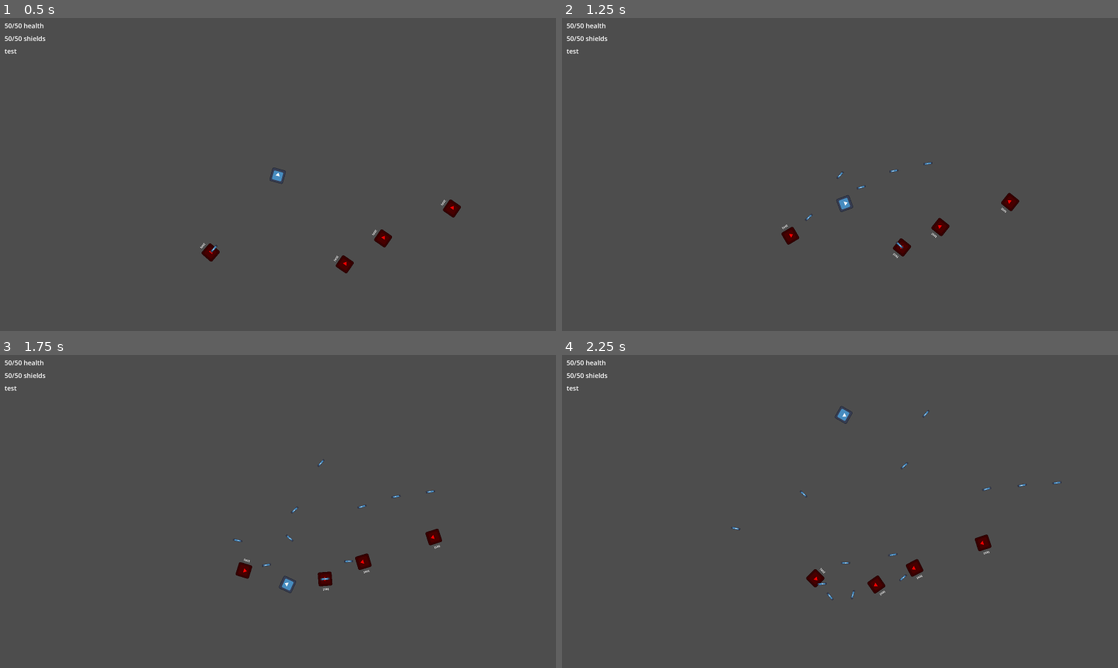
Above: before the commit, frames 1-4 (two rows, left to right).
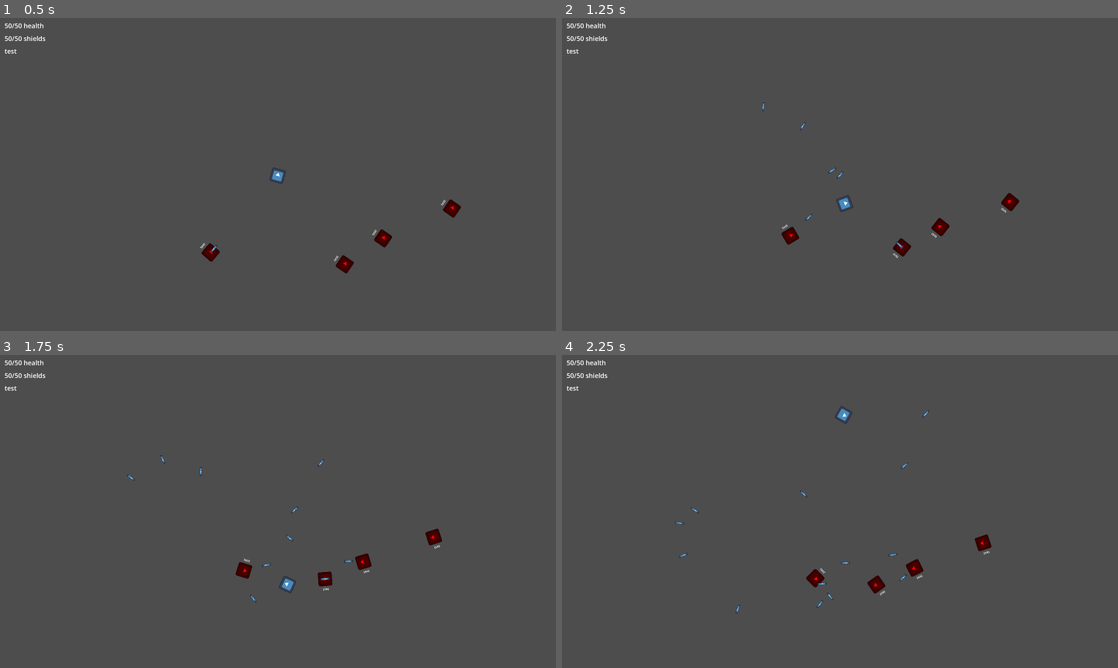
Above: after the commit, the same moments.

Repository: flappybird787/Nova-Pulse
Game: Godot game, scene res://scenes/test_scene.tscn
The game is run twice, just before and just after one commit, with the same random seed, the same clock (stepped at 60 frames per second) and the same inputs. The engine's default icon, where the game draws it, is replaced by a stand-in: a white triangle on a blue panel in a dark square.
Inputs (mouse positions are in pixels of both pictures, inside the frame that each line leads up to):
- Up to frame 1 (0.5 s): no input
- Up to frame 2 (1.25 s): move the mouse to (962, 158) at 0.52 s; hold D (move_right) from 0.53 s (still down); hold F (primary_attack) from 0.53 s (still down)
- Up to frame 3 (1.75 s): move the mouse to (166, 527) at 1.27 s; release D (move_right) at 1.28 s; release F (primary_attack) at 1.28 s; hold A (move_left) from 1.28 s (still down); tap F (primary_attack) at 1.35 s
- Up to frame 4 (2.25 s): move the mouse to (895, 442) at 2.02 s; release A (move_left) at 2.03 s; hold D (move_right) from 2.03 s (still down); hold F (primary_attack) from 2.03 s (still down)

Frame 1 is identical in both runs. In frame 2, less than 0.1% of the frame differs, in the area x 36-67%, y 26-55%; in frame 3, less than 0.1%; in frame 4, less than 0.1%, in the area x 20-90%, y 40-83%.

Commit message:
added missile component, still need to fix rotation and tracking bugs

Diff:
--- a/prefabs/enemy_ship_base.tscn
+++ b/prefabs/enemy_ship_base.tscn
@@ -23,7 +23,7 @@
 [sub_resource type="RectangleShape2D" id="RectangleShape2D_5pmvo"]
 size = Vector2(20, 931)
 
-[node name="enemy_ship_base" type="CharacterBody2D" unique_id=1776559298 node_paths=PackedStringArray("health_component")]
+[node name="enemy_ship_base" type="CharacterBody2D" unique_id=1776559298 node_paths=PackedStringArray("health_component") groups=["ENEMIES"]]
 collision_layer = 37
 collision_mask = 5
 script = ExtResource("1_a71dp")
--- a/prefabs/missile.tscn
+++ b/prefabs/missile.tscn
@@ -10,6 +10,9 @@
 collision_layer = 0
 collision_mask = 0
 script = ExtResource("1_kd0w6")
+damage = 4
+speed = 1500
+guidance_speed = 2
 
 [node name="CollisionShape2D" type="CollisionShape2D" parent="." unique_id=106435143]
 shape = SubResource("RectangleShape2D_44iiu")
--- a/prefabs/player_ship.tscn
+++ b/prefabs/player_ship.tscn
@@ -7,6 +7,7 @@
 [ext_resource type="Script" uid="uid://1xb3hjxq8u07" path="res://scripts/components/map_edge_overflow_component.gd" id="4_iwps3"]
 [ext_resource type="Script" uid="uid://c4mljycdd8vir" path="res://scripts/components/health_component.gd" id="5_fto5i"]
 [ext_resource type="Script" uid="uid://2fvomf084pna" path="res://scripts/components/attack_trigger_component.gd" id="7_xkgcq"]
+[ext_resource type="PackedScene" uid="uid://cim1clktyjwwt" path="res://prefabs/missile.tscn" id="8_ksl8n"]
 [ext_resource type="Script" uid="uid://cbckntufcfkox" path="res://scripts/components/gui_manager_component.gd" id="9_gehul"]
 [ext_resource type="PackedScene" uid="uid://cgwrjfokpw8st" path="res://prefabs/upgrade_menu.tscn" id="10_ksl8n"]
 
@@ -40,6 +41,7 @@
 script = ExtResource("3_fto5i")
 ship_speed = 3000.0
 ship_acceleration = 20
+is_player = true
 
 [node name="MapEdgeOverflowComponent" type="Node" parent="." unique_id=116837297 node_paths=PackedStringArray("ship_body")]
 script = ExtResource("4_iwps3")
@@ -56,6 +58,7 @@
 
 [node name="AttackTriggerComponent" type="Node" parent="." unique_id=1850881911 node_paths=PackedStringArray("position", "physics_body")]
 script = ExtResource("7_xkgcq")
+attack_scene = ExtResource("8_ksl8n")
 position = NodePath("../AttackPoint")
 physics_body = NodePath("..")
 attack_team = "PLAYER"
--- a/prefabs/railgun.tscn
+++ b/prefabs/railgun.tscn
@@ -11,7 +11,7 @@
 collision_mask = 0
 script = ExtResource("1_x8m7k")
 damage = 15
-speed = 2000
+speed = 3000
 
 [node name="CollisionShape2D" type="CollisionShape2D" parent="." unique_id=106435143]
 shape = SubResource("RectangleShape2D_44iiu")
--- a/project.godot
+++ b/project.godot
@@ -26,6 +26,10 @@
 
 window/size/viewport_width=2560
 window/size/viewport_height=1440
+
+[global_group]
+
+ENEMIES="group that all targetable enemies are assigned to"
 
 [input]
 
--- a/scripts/components/attack_trigger_component.gd
+++ b/scripts/components/attack_trigger_component.gd
@@ -13,7 +13,8 @@
 @export var damage_multiplier : int = 1
 
 func _ready() -> void:
-	EventBus.upgrade_chosen.connect(apply_upgrades)
+	if attack_team == "PLAYER":
+		EventBus.upgrade_chosen.connect(apply_upgrades)
 
 
 func trigger_attack():
@@ -29,3 +30,6 @@
 
 	if upgrade.upgrade_name == "Railgun":
 		attack_scene = load("res://prefabs/railgun.tscn")
+
+	if upgrade.upgrade_name == "Missile":
+		attack_scene = load("res://prefabs/missile.tscn")
--- a/scripts/components/health_component.gd
+++ b/scripts/components/health_component.gd
@@ -17,7 +17,8 @@
 
 
 func _ready() -> void:
-	EventBus.upgrade_chosen.connect(apply_upgrade)
+	if is_player:
+		EventBus.upgrade_chosen.connect(apply_upgrade)
 
 
 func deal_damage(amount: int):
--- a/scripts/components/ship_data_component.gd
+++ b/scripts/components/ship_data_component.gd
@@ -16,9 +16,12 @@
 ## how fast the ship accelerates forwards
 @export var ship_acceleration = 0
 
+@export var is_player = false
+
 
 func _ready() -> void:
-	EventBus.upgrade_chosen.connect(apply_upgrades)
+	if is_player:
+		EventBus.upgrade_chosen.connect(apply_upgrades)
 
 
 func apply_upgrades(upgrade : UpgradeBase):
--- a/scripts/data/upgrades.gd
+++ b/scripts/data/upgrades.gd
@@ -8,7 +8,7 @@
 	{"type": "DAMAGE", "name": "Damage Booster", "description": "lore.txt", "icon" : Image, "art": Image},
 	{"type": "SHIP", "name": "Speed Booster", "description": "lore.txt", "icon" : Image, "art": Image},
 	{"type": "DAMAGE", "name": "Fire Rate Booster", "description": "lore.txt", "icon" : Image, "art": Image},
-	{"type": "WEAPON", "name": "Missile Launcher", "description": "lore.txt", "icon" : Image, "art": Image},
+	{"type": "WEAPON", "name": "Missile", "description": "lore.txt", "icon" : Image, "art": Image},
 	{"type": "WEAPON", "name": "Railgun", "description": "lore.txt", "icon" : Image, "art": Image},
 	{"type": "WEAPON", "name": "Turbolaser", "description": "lore.txt", "icon" : Image, "art": Image},
 
--- a/scripts/game_managers/game_manager.gd
+++ b/scripts/game_managers/game_manager.gd
@@ -2,7 +2,6 @@
 
 @export var player_xp : int
 
-
 # idfk man i wrote this while i was all half asleep
 # so if this code is shit thats why
 @export var player_level : int = 1
--- a/scripts/node_controllers/missile.gd
+++ b/scripts/node_controllers/missile.gd
@@ -5,13 +5,34 @@
 
 @export var speed = 0
 
+@export var guidance_speed = 0
+
 ## set this to PLAYER or ENEMY
 @export var type : String
 
+var target = null
+
+func _ready() -> void:
+	target = get_closest_enemy()
+
 func _physics_process(delta: float) -> void:
-	velocity = transform.y * speed
+	if is_instance_valid(target):
+		# 1. Find the angle to the target
+		var direction_to_target: Vector2 = (target.global_position - global_position).normalized()
+		var target_angle: float = direction_to_target.angle()
 
+		# 2. Smoothly rotate towards the target angle
+		rotation = rotate_to_angle(rotation, target_angle, guidance_speed * delta)
+
+	# 3. Move forward in the direction the missile is currently facing
+	velocity = Vector2.RIGHT.rotated(rotation) * speed
 	move_and_slide()
+
+## Helper function to rotate towards an angle without overshooting
+func rotate_to_angle(current_angle: float, target_angle: float, max_step: float) -> float:
+	# angle_to_turn() automatically handles the -PI to PI wrap-around logic
+	var angle_diff: float = angle_difference(current_angle, target_angle)
+	return current_angle + clamp(angle_diff, -max_step, max_step)
 
 
 func _on_timer_timeout() -> void:
@@ -28,7 +49,26 @@
 
 func _on_enemy_area_body_entered(body: Node2D) -> void:
 	if type == "PLAYER":
-
 		body.health_component.deal_damage(damage)
 
 		queue_free()
+
+
+func get_closest_enemy() -> Node2D:
+	var enemies: Array[Node] = get_tree().get_nodes_in_group("ENEMIES")
+
+	if enemies.is_empty():
+		return null
+
+	var closest_enemy: Node2D = null
+	var shortest_distance: float = INF
+
+	for enemy in enemies:
+		if enemy is Node2D:
+			# The correct Godot 4 method name is distance_squared_to()
+			var distance_to_enemy = global_position.distance_to(enemy.global_position)
+
+			if distance_to_enemy < shortest_distance:
+				closest_enemy = enemy
+
+	return closest_enemy
